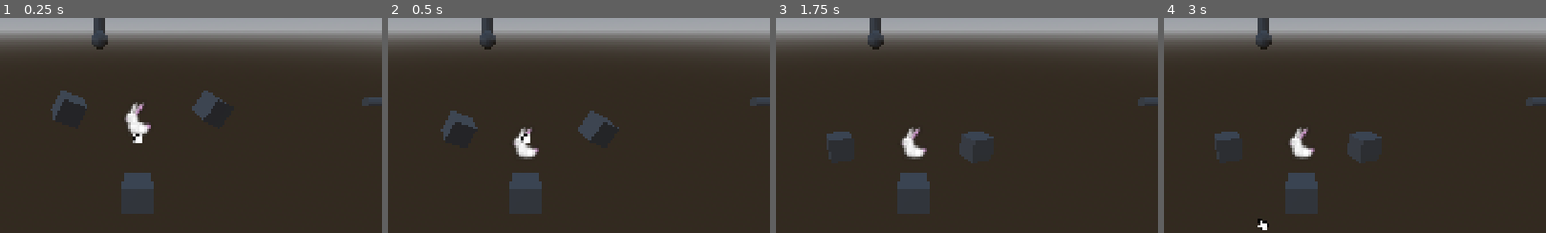
Above: before the commit, frames 1-4 (left to right).
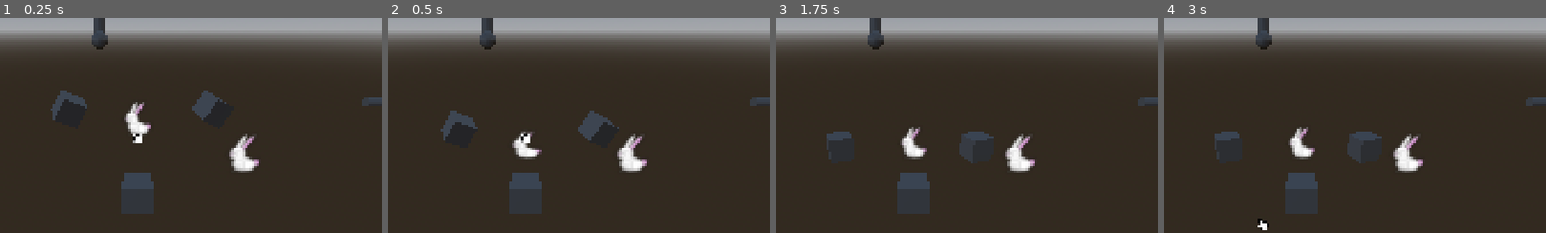
Above: after the commit, the same moments.

Repository: Momonyaro/cgj-2026
Game: Godot game, scene res://test/interactable/interact_test.tscn
Two runs of this game, one before a commit and one after it. Both use one fixed random seed, a clock stepped at 60 frames per second and the inputs below. This scene is started directly instead of the project's main scene.
Inputs (mouse positions are % of the whole screen's width and height, from its top left):
- Up to frame 1 (0.25 s): no input
- Up to frame 2 (0.5 s): no input
- Up to frame 3 (1.75 s): tap Enter at 0.5 s; move the mouse to (72, 45) at 0.52 s; click (72, 45) at 0.6 s; tap Space at 0.77, 1.25, 1.52 s; move the mouse to (30, 55) at 1.27 s; click (30, 55) at 1.35 s
- Up to frame 4 (3 s): tap Enter at 2 s; move the mouse to (60, 28) at 2.02 s; click (60, 28) at 2.1 s; tap Space at 2.75 s; move the mouse to (45, 70) at 2.77 s; click (45, 70) at 2.85 s
The pictures show only the part of the screen within x 32-82%, y 22-72%; the shares and areas given below are measured in that part.

The runs differ from the first frame. In frame 1, 0.8% of the frame differs, in the area x 60-68%, y 53-72%; in frame 2, 1.1%, in the area x 32-68%, y 50-72%; in frame 3, 0.8%; in frame 4, 0.8%.

Commit message:
Bouncy bunny

Diff:
--- a/src/acts/act1/bunny/bunny.gd
+++ b/src/acts/act1/bunny/bunny.gd
@@ -1,14 +1,25 @@
 extends GrabbableItem
+
+signal landed
 
 @export var sprite: Sprite3D
 @export var sitting_texture: Texture2D
 @export var held_texture: Texture2D
 
+var on_floor := true
+
 
 # Called every frame. 'delta' is the elapsed time since the previous frame.
 func _process(delta: float) -> void:
 	super(delta)
+	if is_on_floor():
+		if not on_floor:
+			landed.emit()
+		on_floor = true
+	else:
+		on_floor = false
+
 	if is_grabbed:
 		sprite.texture = held_texture
-	elif is_on_floor():
+	elif on_floor:
 		sprite.texture = sitting_texture
--- a/src/acts/act1/bunny/bunny.tscn
+++ b/src/acts/act1/bunny/bunny.tscn
@@ -3,6 +3,7 @@
 [ext_resource type="Script" uid="uid://cjgw2a40a5mib" path="res://src/acts/act1/bunny/bunny.gd" id="1_ffc3o"]
 [ext_resource type="Texture2D" uid="uid://ohfoyyhib6xx" path="res://src/acts/act1/bunny/bunny_held.png" id="2_ffc3o"]
 [ext_resource type="Texture2D" uid="uid://b35dpwamaqcj4" path="res://src/acts/act1/bunny/bunny_sitting.png" id="2_me03j"]
+[ext_resource type="Script" uid="uid://ddll3vaiwqhtm" path="res://src/shared/vfx/sprite_bouncer.gd" id="4_me03j"]
 
 [sub_resource type="BoxShape3D" id="BoxShape3D_r5hf4"]
 size = Vector3(1.0648804, 1.3962708, 1)
@@ -16,7 +17,7 @@
 gravity_scale = 5.0
 freeze_mode = 1
 script = ExtResource("1_ffc3o")
-sprite = NodePath("Sprite3D")
+sprite = NodePath("Node3D/Sprite3D")
 sitting_texture = ExtResource("2_me03j")
 held_texture = ExtResource("2_ffc3o")
 grab_point = NodePath("GrabPoint")
@@ -28,6 +29,20 @@
 transform = Transform3D(1, 0, 0, 0, 1, 0, 0, 0, 1, 0.14517212, 0.7253876, 0)
 shape = SubResource("BoxShape3D_r5hf4")
 
-[node name="Sprite3D" type="Sprite3D" parent="." unique_id=579492501]
+[node name="Node3D" type="Node3D" parent="." unique_id=1825458585]
+transform = Transform3D(1.0097826, 0, 0, 0, 1.0097826, 0, 0, 0, 1.129, 0, 0, 0)
+
+[node name="Sprite3D" type="Sprite3D" parent="Node3D" unique_id=579492501]
 transform = Transform3D(0.1, 0, 0, 0, 0.1, 0, 0, 0, 0.1, 0, 0.58175015, 0)
 texture = ExtResource("2_me03j")
+
+[node name="SpriteBouncer" type="Node" parent="Node3D" unique_id=1334464296 node_paths=PackedStringArray("sprite")]
+script = ExtResource("4_me03j")
+sprite = NodePath("..")
+time = 1.0
+amount = 1.15
+duration = 0.2
+metadata/_custom_type_script = "uid://ddll3vaiwqhtm"
+
+[connection signal="grabbed" from="." to="Node3D/SpriteBouncer" method="bounce"]
+[connection signal="landed" from="." to="Node3D/SpriteBouncer" method="bounce"]
--- a/src/shared/interactables/grabbable_item.gd
+++ b/src/shared/interactables/grabbable_item.gd
@@ -1,5 +1,8 @@
 class_name GrabbableItem
 extends RigidBody3D
+
+signal grabbed
+signal released
 
 @export var grab_point: Node3D
 
@@ -28,9 +31,11 @@
 	is_grabbed = true
 	freeze = true
 	cursor = p_cursor
+	grabbed.emit()
 
 
 func ungrab(_cursor: Cursor) -> void:
 	is_grabbed = false
 	freeze = false
 	linear_velocity = linear_velocity.limit_length(MAX_SPEED)
+	released.emit()
--- /dev/null
+++ b/src/shared/vfx/sprite_bouncer.gd
@@ -0,0 +1,30 @@
+@tool
+class_name SpriteBouncer
+extends Node
+
+@export var sprite: Node3D
+
+@export_range(0, 1.0) var time: float
+@export var amount: float = 1.0
+@export var duration: float
+@export_tool_button("Bounce") var do_bounce := bounce
+
+
+# Called every frame. 'delta' is the elapsed time since the previous frame.
+func _process(_delta: float) -> void:
+	if not sprite:
+		return
+
+	var t := sin(time * TAU) * 0.5 + 0.5
+	var t2 := 1.0 - t
+	var scale1 := lerpf(1.0 / amount, amount, t) if amount else 1.0
+	var scale2 := lerpf(1.0 / amount, amount, t2) if amount else 1.0
+
+	sprite.scale.x = scale2
+	sprite.scale.y = scale1
+
+
+func bounce() -> void:
+	time = 0
+	var tween := create_tween()
+	tween.tween_property(self, "time", 1.0, duration)
--- a/test/interactable/interact_test.tscn
+++ b/test/interactable/interact_test.tscn
@@ -6,6 +6,8 @@
 [ext_resource type="Script" uid="uid://bdikod1okhnrq" path="res://src/shared/interactables/grabbable_item.gd" id="3_sl7vg"]
 [ext_resource type="Script" uid="uid://bexljowsux72e" path="res://src/shared/interactables/windable_item.gd" id="4_iybb1"]
 [ext_resource type="PackedScene" uid="uid://idhdvq5d4t17" path="res://src/acts/act1/bunny/bunny.tscn" id="4_r5hf4"]
+[ext_resource type="Texture2D" uid="uid://b35dpwamaqcj4" path="res://src/acts/act1/bunny/bunny_sitting.png" id="7_pu1pi"]
+[ext_resource type="Script" uid="uid://ddll3vaiwqhtm" path="res://src/shared/vfx/sprite_bouncer.gd" id="8_c65ag"]
 
 [sub_resource type="BoxMesh" id="BoxMesh_a1n5f"]
 
@@ -130,3 +132,16 @@
 
 [node name="CollisionShape3D" type="CollisionShape3D" parent="Floor" unique_id=1081231145]
 shape = SubResource("WorldBoundaryShape3D_sl7vg")
+
+[node name="Node3D" type="Node3D" parent="." unique_id=1433137858]
+transform = Transform3D(0.1, 0, 0, 0, 0.1, 0, 0, 0, 0.1, 4.4698467, 0, 0)
+
+[node name="BouncyBunny" type="Sprite3D" parent="Node3D" unique_id=1751422872]
+transform = Transform3D(1.25, 0, 0, 0, 1.25, 0, 0, 0, 1, 0, 0, 0)
+texture = ExtResource("7_pu1pi")
+
+[node name="SpriteBouncer" type="Node" parent="Node3D/BouncyBunny" unique_id=1452381395 node_paths=PackedStringArray("sprite")]
+script = ExtResource("8_c65ag")
+sprite = NodePath("..")
+time = 1.0
+amount = 2.0
Not shown, added: src/shared/vfx/sprite_bouncer.gd.uid
